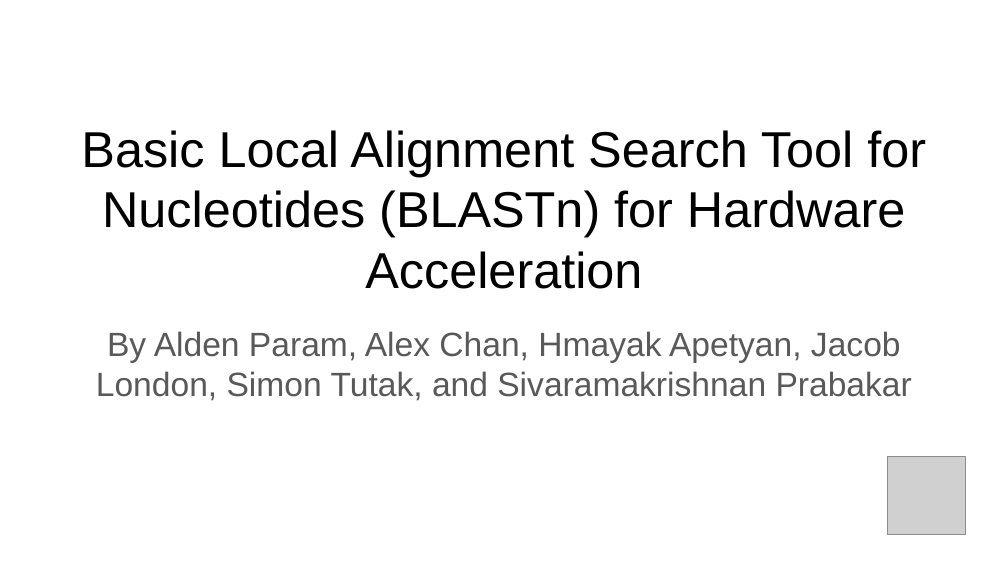
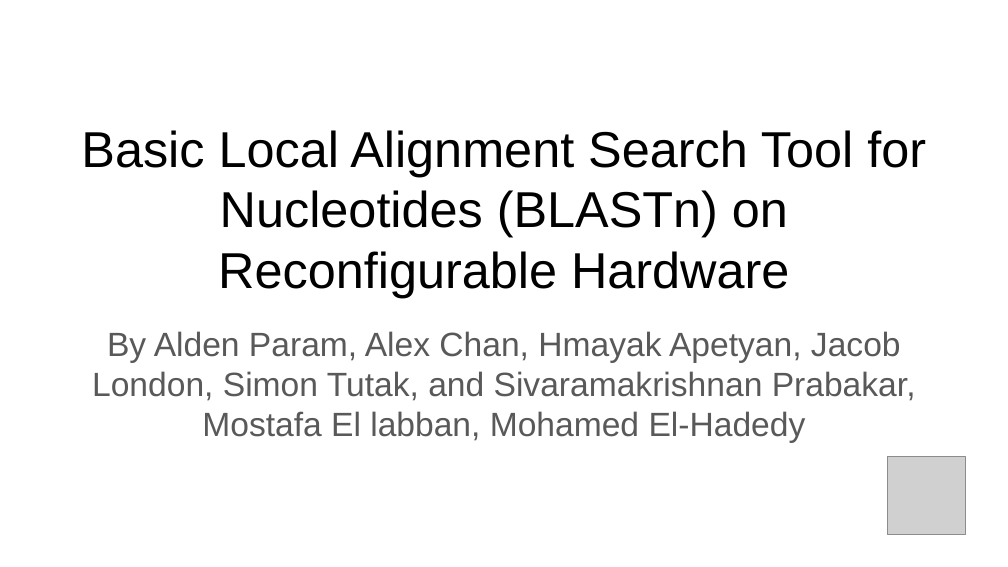
Before and after one commit to Reconfigurable-Computing-CalPoly-Pomona/Reconfigurable-BLAST-N, a slide deck: slide 1 of docs/blastn-presentation.pptx. Drawn at 1008x567 pixels with LibreOffice and Linux fonts; fonts in the diff are those of the drawing; grey boxes stand for pictures. Boxes give left, top, right and bottom in pixels: in the first picture for what was removed or moved away, otherwise in the second. Text is boxed around its words. In the diff, an @@ line names an element or a change of style, - is before the commit and + after.

Commit message:
updated powerpoint

```diff
--- a/docs/blastn-presentation.pptx
+++ b/docs/blastn-presentation.pptx
@@ title at <box>81,130,926,298</box>: text changed @@
-Basic Local Alignment Search Tool for Nucleotides (BLASTn) for Hardware Acceleration
+Basic Local Alignment Search Tool for Nucleotides (BLASTn) on Reconfigurable Hardware
@@ subtitle at <box>92,331,916,443</box>: text changed @@
-By Alden Param, Alex Chan, Hmayak Apetyan, Jacob London, Simon Tutak, and Sivaramakrishnan Prabakar
+By Alden Param, Alex Chan, Hmayak Apetyan, Jacob London, Simon Tutak, and Sivaramakrishnan Prabakar, Mostafa El labban, Mohamed El-Hadedy
```
Also in this commit, not shown: 2 other slides changed.
